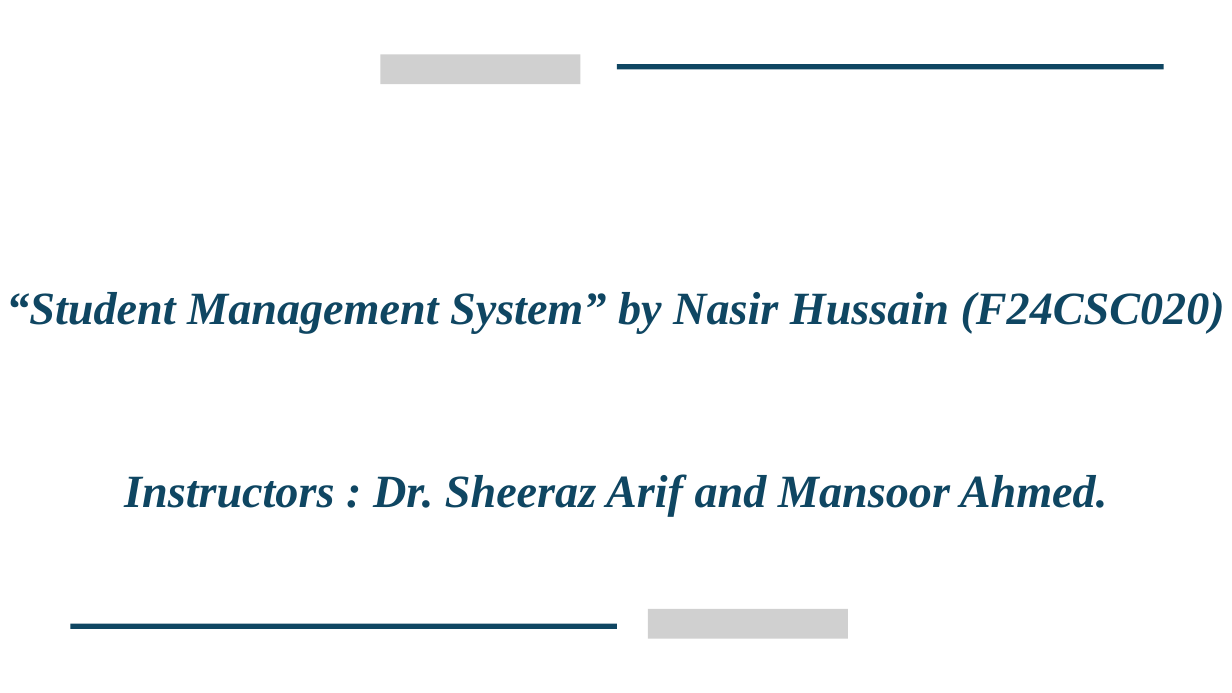
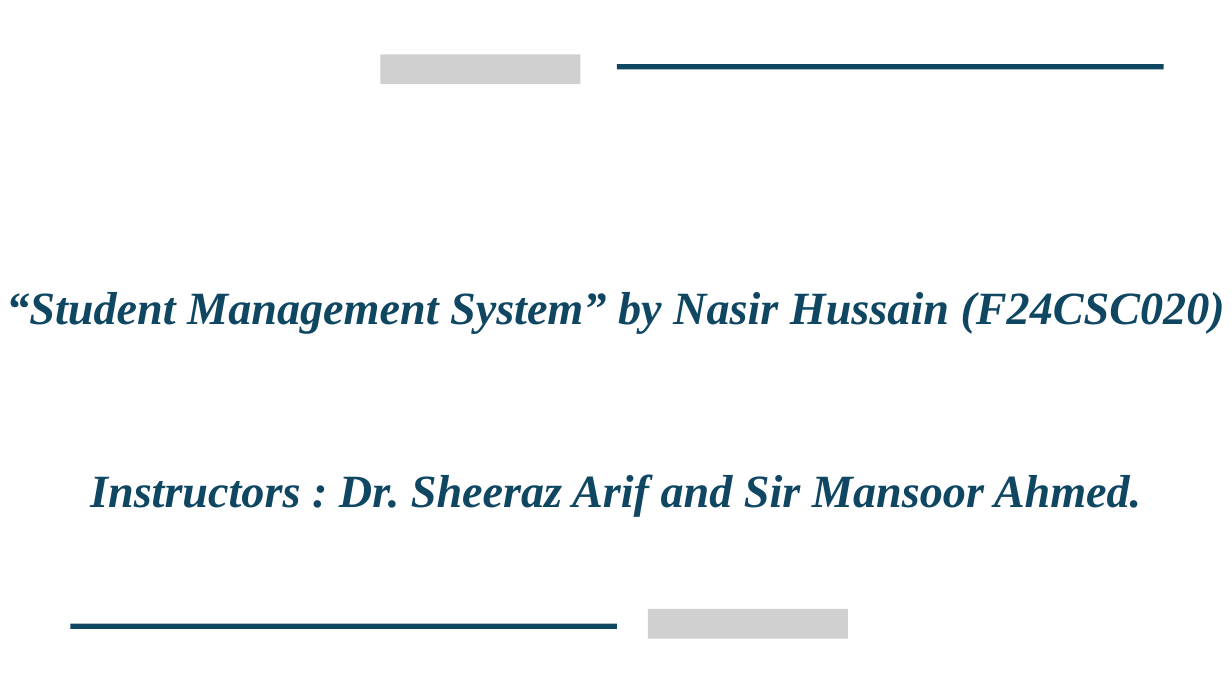
Before and after one commit to NasirHussain10/Student-Management-System, a slide deck: slide 1 of finalproject.pptx. Drawn at 1232x693 pixels with LibreOffice and Linux fonts; fonts in the diff are those of the drawing; grey boxes stand for pictures. Boxes give left, top, right and bottom in pixels: in the first picture for what was removed or moved away, otherwise in the second. Text is boxed around its words. In the diff, an @@ line names an element or a change of style, - is before the commit and + after.

```diff
--- a/finalproject.pptx
+++ b/finalproject.pptx
@@ text at bbox=[90, 474, 1141, 516]: text changed @@
-Instructors : Dr. Sheeraz Arif and Mansoor Ahmed.
+Instructors : Dr. Sheeraz Arif and Sir Mansoor Ahmed.
```
Also in this commit, not shown: 1 other slide changed.
